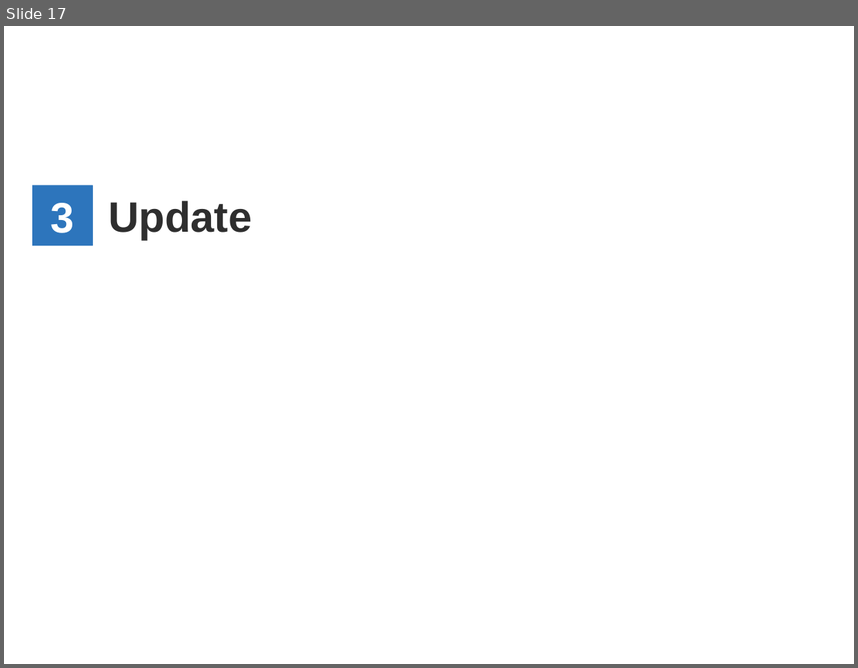
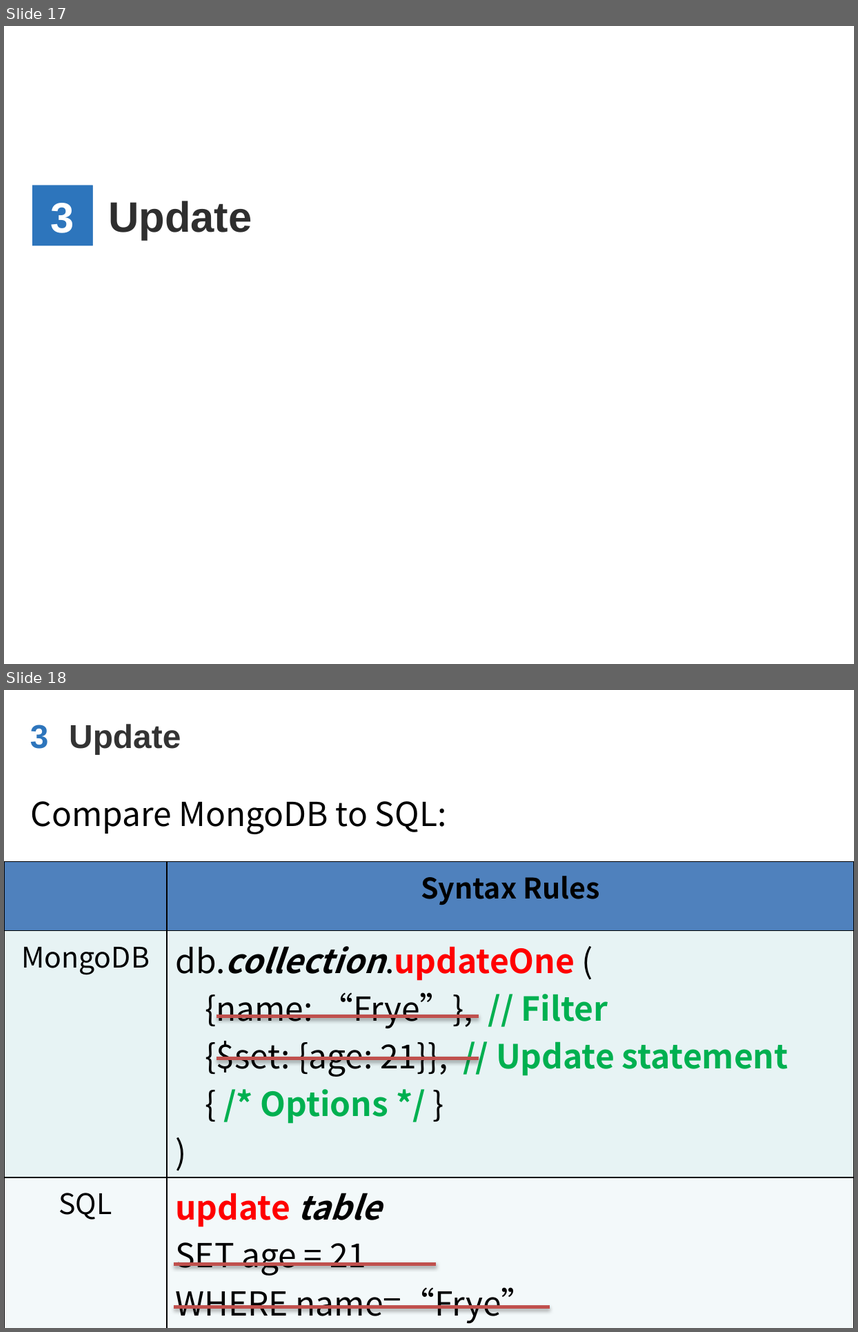
Before and after one commit to WenhaoXu/full-stack-web-course, a slide deck: db/mongodb/2017/materials/MongoDB_CH2_CRUD.pptx. Shown one above the other, each under a label of ours: slide 17 before the commit, slides 17 and 18 after it. The pictures are 858x668 and 858x1332 pixels, drawn with LibreOffice and Linux fonts; fonts in the diff are those of the drawing; background and template pictures are left out. Boxes give left, top, right and bottom in pixels: in the first picture for what was removed or moved away, otherwise in the second. Text is boxed around its words. In the diff, an @@ line names an element or a change of style, - is before the commit and + after.

```diff
--- a/db/mongodb/2017/materials/MongoDB_CH2_CRUD.pptx
+++ b/db/mongodb/2017/materials/MongoDB_CH2_CRUD.pptx
@@ slide 18 added at box(4, 690, 854, 1328), background #FFFFFF; not listed: 1 template element that a slide beside it also shows @@
@@ text added at box(30, 724, 49, 749), 28 pt, text #2D75BC, bold @@
+3
@@ text added at box(69, 724, 181, 754), 28 pt, text #333333, bold @@
+Update
@@ text added at box(31, 801, 446, 834), 28 pt, text #000000 @@
+Compare MongoDB to SQL:
@@ table added at box(4, 862, 854, 1328), 3 rows, 2 columns @@
+ | Syntax Rules
+MongoDB | db.collection.updateOne ( / {name: “Frye”}, // Filter / {$set: {age: 21}}, // Update statement / { /* Options */ } / )
+SQL | update table / SET age = 21 / WHERE name=“Frye”
@@ line added from (217, 1016) to (478, 1016), #C0504D 3 pt @@
@@ line added from (217, 1058) to (478, 1058), #C0504D 3 pt @@
@@ line added from (174, 1264) to (436, 1264), #C0504D 3 pt @@
@@ line added from (174, 1306) to (550, 1306), #C0504D 3 pt @@
```
Also in this commit, not shown: 1 other slide added.
